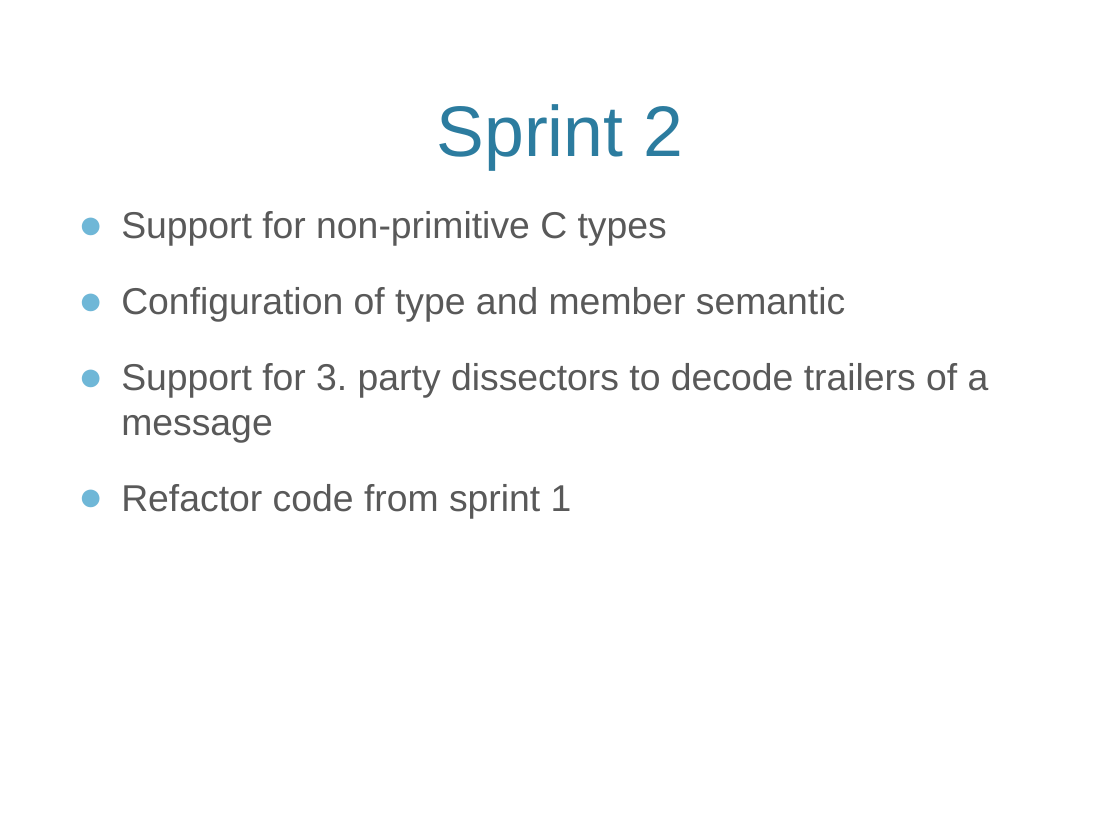
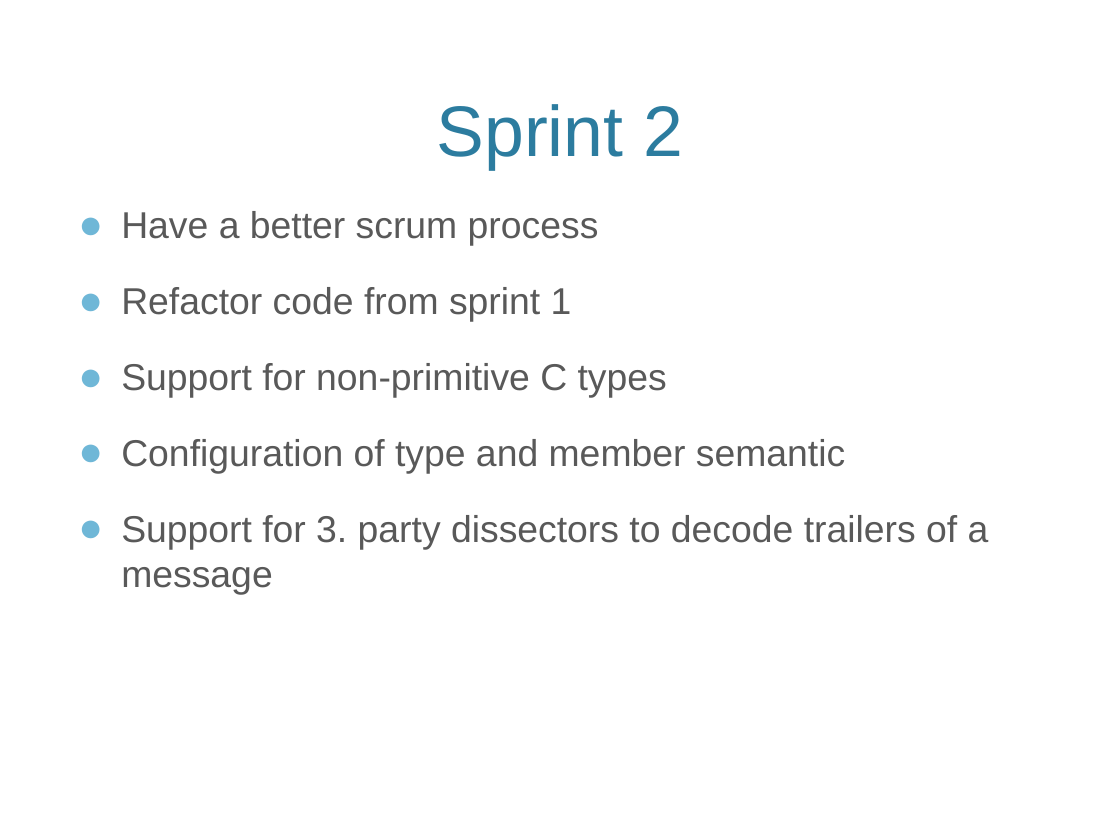
Before and after one commit to eventh/kpro9, a slide deck: slide 17 of presentation/TDT4290_FinalPresentasjon.pptx (slide 19 before the commit). Drawn at 1120x840 pixels with LibreOffice and Linux fonts; fonts in the diff are those of the drawing; background and template pictures are left out. Boxes give left, top, right and bottom in pixels: in the first picture for what was removed or moved away, otherwise in the second. Text is boxed around its words. In the diff, an @@ line names an element or a change of style, - is before the commit and + after.

```diff
--- a/presentation/TDT4290_FinalPresentasjon.pptx
+++ b/presentation/TDT4290_FinalPresentasjon.pptx
@@ text at [121,211,599,322]: paragraphs added @@
+● Have a better scrum process
+● Refactor code from sprint 1
@@ text at [121,484,572,519]: paragraph removed @@
-● Refactor code from sprint 1
```
Also in this commit, not shown: 12 other slides changed, 5 slides added, 12 slides removed, 3 other files.
